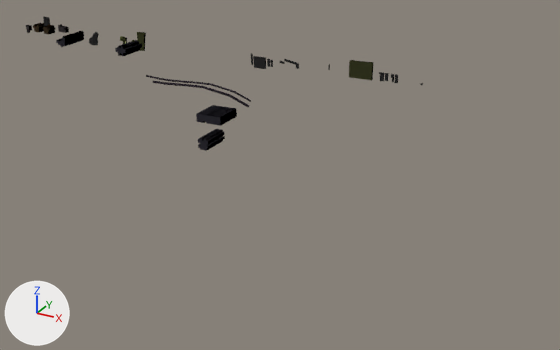
What one commit did to the glTF model Specs/Data/Cesium3DTiles/Batched/B3DMTEST/GZDT/0_3_2_0.glb.
Camera for both pictures: a 50 mm lens placed at (12060.0, -1931.0, 5454.0), pointed at (11000.0, -3.0, 4490.0). The axes (+X, +Y, +Z) are drawn at lower left. The lights are the same throughout. Vertices at the same position are counted once.

Script lines for the objects in view, before the commit:
```python
me_0_3_2_0 = bpy.data.meshes.new('0_3_2_0')
me_0_3_2_0.from_pydata(...)  # 922 vertices, 1752 faces; spans x 10002.0..11435.0, y -98.0..24.0, z 4564.0..4887.0
# faces by material slot: [136, 60, 392, 132, 460, 572]
me_0_3_2_0.materials.append(mat_material_0)  # brown #b89b73
me_0_3_2_0.materials.append(mat_material_1)  # grey #b6acaf
me_0_3_2_0.materials.append(mat_material_2)  # grey #8e8e8e
me_0_3_2_0.materials.append(mat_material_3)  # yellow #b4bb7a
me_0_3_2_0.materials.append(mat_material_4)  # grey #9592a5
me_0_3_2_0.materials.append(mat_material_5)  # grey #9f8fa2
ob_0_3_2_0 = bpy.data.objects.new('0_3_2_0', me_0_3_2_0)
ob_0_3_2_0.location = (0.0, 0.0, 0.0)
```
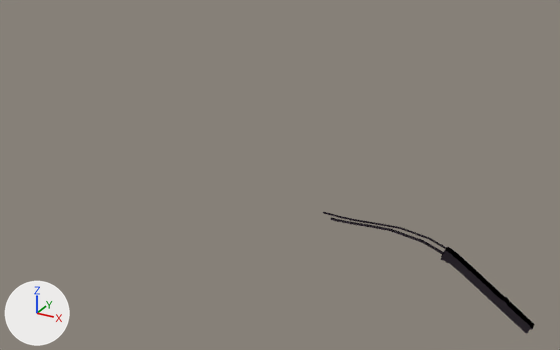
Where the change shows, as pixel boxes [x1, y1, x2, y2] in the pictures (560 x 350 px; the box of a moved part takes in the faces that stretch with it):
'0_3_2_0', reshaped (46% narrower, 9% shorter): before [26, 17, 423, 151]; after [323, 212, 535, 334]
part 1 of me_0_3_2_0, moved or reshaped: before [146, 75, 251, 102]; after [323, 212, 447, 249]
part 2 of me_0_3_2_0, moved or reshaped: before [153, 81, 249, 107]; after [330, 218, 444, 254]
part 3 of me_0_3_2_0, added: after [440, 247, 535, 334]
part 4 of me_0_3_2_0, deleted: before [26, 17, 423, 151]

The edits, one by one:
me_0_3_2_0 is used by ob_0_3_2_0; location (0.0, 0.0, 0.0).
me_0_3_2_0 had 922 vertices, 1752 faces and spanned x 10002.0..11435.0, y -98.0..24.0, z 4564.0..4887.0.
me_0_3_2_0 now has 400 vertices, 788 faces and spans x 11144.0..11804.0, y -5.0..20.0, z 4172.0..4401.0.
me_0_3_2_0 part 1: the loose piece of 164 vertices spanning x 10488.0..10885.0, y 16.0..23.0, z 4702.0..4740.0 is moved by (656.0, -7.0, -339.0), in mat_material_0 (grey #9f8fa2).
me_0_3_2_0 part 2: the loose piece of 126 vertices spanning x 10514.0..10878.0, y 15.0..24.0, z 4682.0..4727.0 is moved by (656.0, -7.0, -339.0), in mat_material_0 (grey #9f8fa2).
me_0_3_2_0 part 3: a new loose piece of 110 vertices spanning x 11525.0..11804.0, y -5.0..20.0, z 4172.0..4370.0, in mat_material_0 (grey #9f8fa2).
me_0_3_2_0 part 4: 26 loose pieces with 632 vertices, spanning x 10002.0..11435.0, y -98.0..-4.0, z 4564.0..4887.0, are deleted.
me_0_3_2_0 no longer uses material mat_material_1 (grey #b6acaf).
me_0_3_2_0 no longer uses material mat_material_2 (grey #8e8e8e).
me_0_3_2_0 no longer uses material mat_material_3 (yellow #b4bb7a).
me_0_3_2_0 no longer uses material mat_material_4 (grey #9592a5).
me_0_3_2_0 no longer uses material mat_material_5 (grey #9f8fa2).
